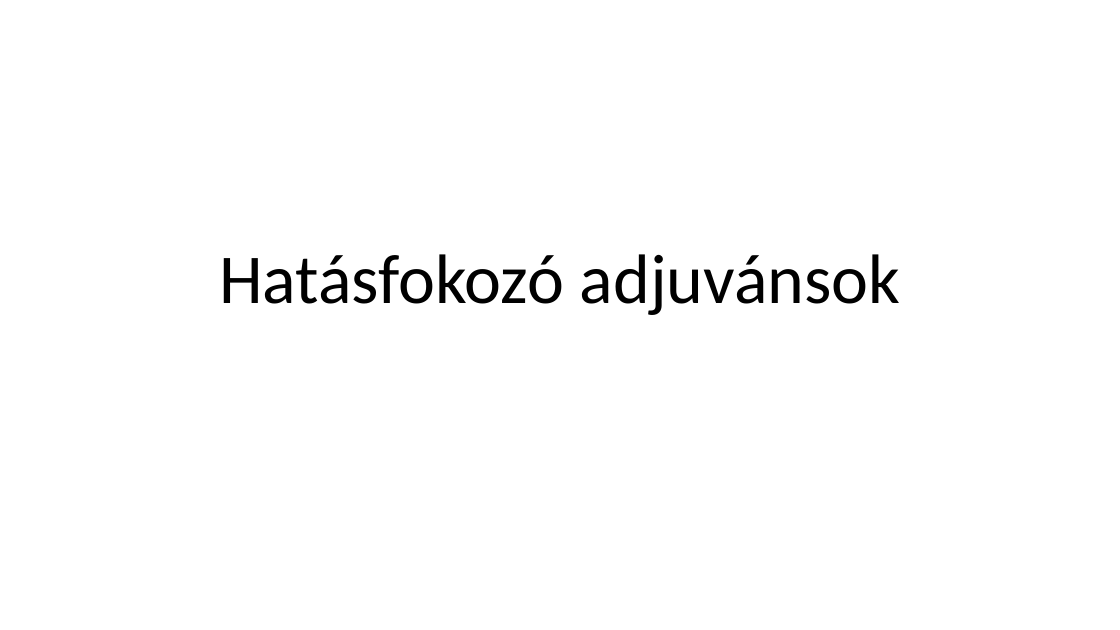
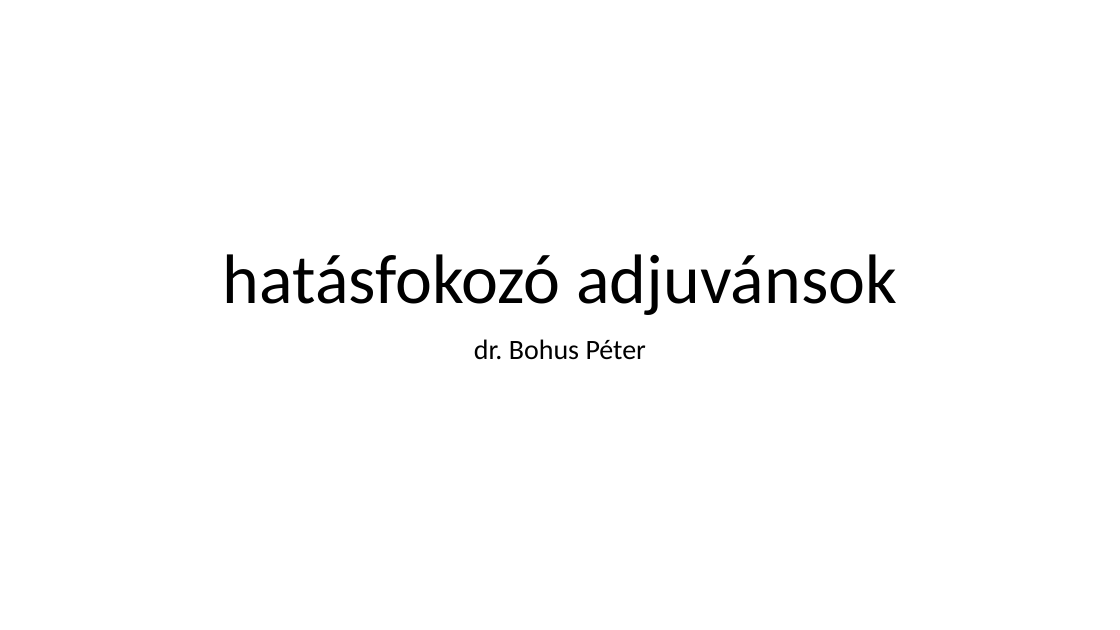
Before and after one commit to LilianaBohus/chemistry-presenations, a slide deck: slide 1 of adjuvants.pptx. Drawn at 1120x630 pixels with LibreOffice and Linux fonts; fonts in the diff are those of the drawing. Boxes give left, top, right and bottom in pixels: in the first picture for what was removed or moved away, otherwise in the second. Text is boxed around its words. In the diff, an @@ line names an element or a change of style, - is before the commit and + after.

```diff
--- a/adjuvants.pptx
+++ b/adjuvants.pptx
@@ title at box(223, 254, 897, 315): text changed @@
-Hatásfokozó adjuvánsok
+hatásfokozó adjuvánsok
@@ subtitle added at box(474, 339, 646, 360), 24 pt, text #000000 @@
+dr. Bohus Péter
```
Also in this commit, not shown: 7 slides added.
